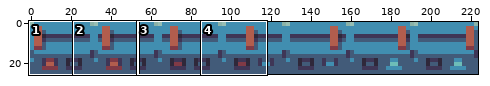
Sprite sheet, stored at assets/sprites/switch.png. The picture above shows the old version from afar; the outline marks the close-up.
Close-up. Before the commit:
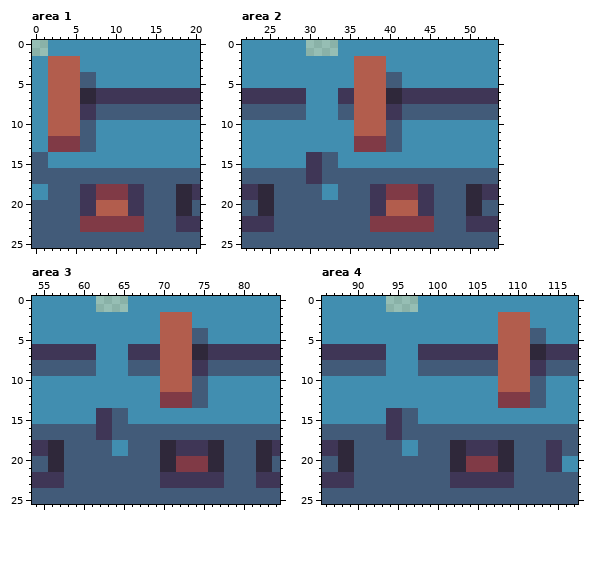
The file is 224x26 pixels. Shown: area 1: x 0..20, y 0..25; area 2: x 22..53, y 0..25; area 3: x 54..84, y 0..25; area 4: x 86..117, y 0..25. The commit also changed other parts of the picture, which this record leaves out.
The same view after the edit:
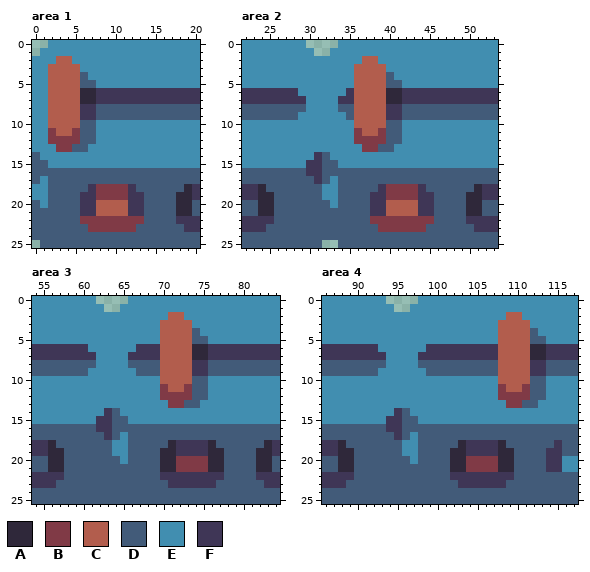
Palette (. is transparent): A #2f283a  B #803a46  C #b25d4d  D #425b79  E #418eb0  F #3f3656
Change:
Area 1:
Colour C becomes colour B in row 11 at x 2 and 5.
Colour A becomes colour D in row 18 at x 18.
Colour B becomes colour D in row 13 at x 5; in row 23 at x 6 and 13.
Colour F becomes colour D in row 18 at x 6 and 13; in row 23 at x 18.
The author put colour E in row 1 at x 1.
Colour B becomes colour E in row 13 at x 2.
Colour C becomes colour E in row 2 at x 2 and 5.
Colour D becomes colour E in row 4 at x 7; in row 13 at x 7; in row 14 at x 1; in row 17 at x 1; in row 20 at x 1.
Colour D is gone in row 25 at x 0.
Area 2:
Colour C becomes colour B in row 11 at x 36 and 39.
Colour A becomes colour D in row 18 at x 25 and 50.
Colour B becomes colour D in row 13 at x 39; in row 23 at x 38 and 45.
Colour F becomes colour D in row 17 at x 30; in row 18 at x 38 and 45; in row 23 at x 25 and 50.
The author put colour E in row 1 at x 30 and 33.
Colour B becomes colour E in row 13 at x 36.
Colour C becomes colour E in row 2 at x 36 and 39.
Colour D becomes colour E in row 4 at x 41; in row 9 at x 29 and 34; in row 13 at x 41; in row 14 at x 33; in row 17 at x 33; in row 20 at x 33.
Colour F becomes colour E in row 6 at x 29 and 34; in row 14 at x 30.
Colour D is gone in row 25 at x 32 to 33.
Area 3:
Colour C becomes colour B in row 11 at x 70 and 73.
Colour A becomes colour D in row 18 at x 57, 70, 77 and 82.
Colour B becomes colour D in row 13 at x 73.
Colour F becomes colour D in row 17 at x 62; in row 23 at x 57, 70, 77 and 82.
The author put colour E in row 1 at x 62 and 65.
Colour B becomes colour E in row 13 at x 70.
Colour C becomes colour E in row 2 at x 70 and 73.
Colour D becomes colour E in row 4 at x 75; in row 9 at x 61 and 66; in row 13 at x 75; in row 14 at x 65; in row 17 at x 65; in row 20 at x 65.
Colour F becomes colour E in row 6 at x 61 and 66; in row 14 at x 62.
Area 4:
Colour C becomes colour B in row 11 at x 108 and 111.
Colour A becomes colour D in row 18 at x 89, 102 and 109.
Colour B becomes colour D in row 13 at x 111.
Colour F becomes colour D in row 17 at x 94; in row 18 at x 114; in row 23 at x 89, 102 and 109.
The author put colour E in row 1 at x 94 and 97.
Colour B becomes colour E in row 13 at x 108.
Colour C becomes colour E in row 2 at x 108 and 111.
Colour D becomes colour E in row 4 at x 113; in row 9 at x 93 and 98; in row 13 at x 113; in row 14 at x 97; in row 17 at x 97; in row 20 at x 97.
Colour F becomes colour E in row 6 at x 93 and 98; in row 14 at x 94.
